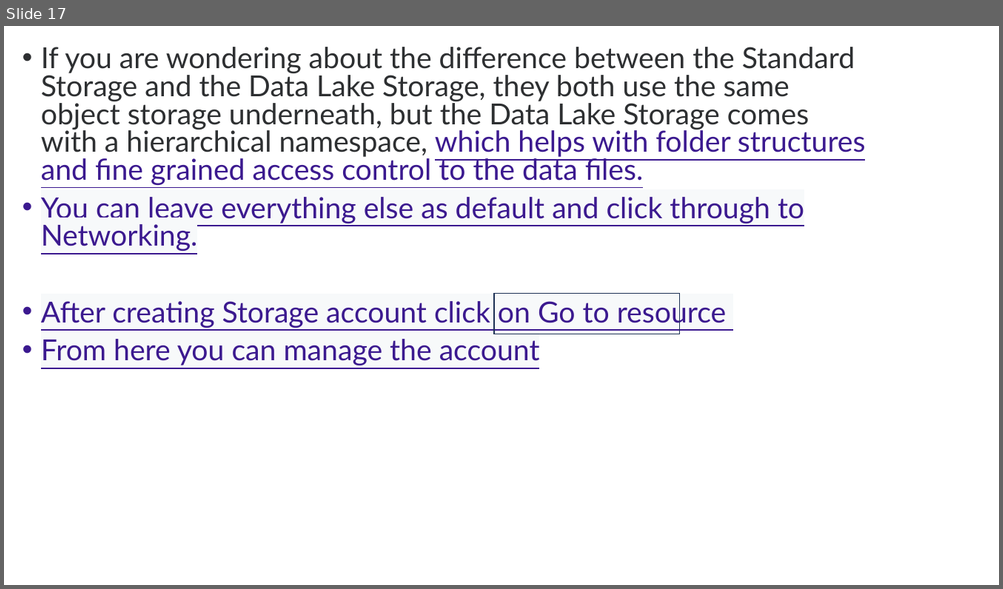
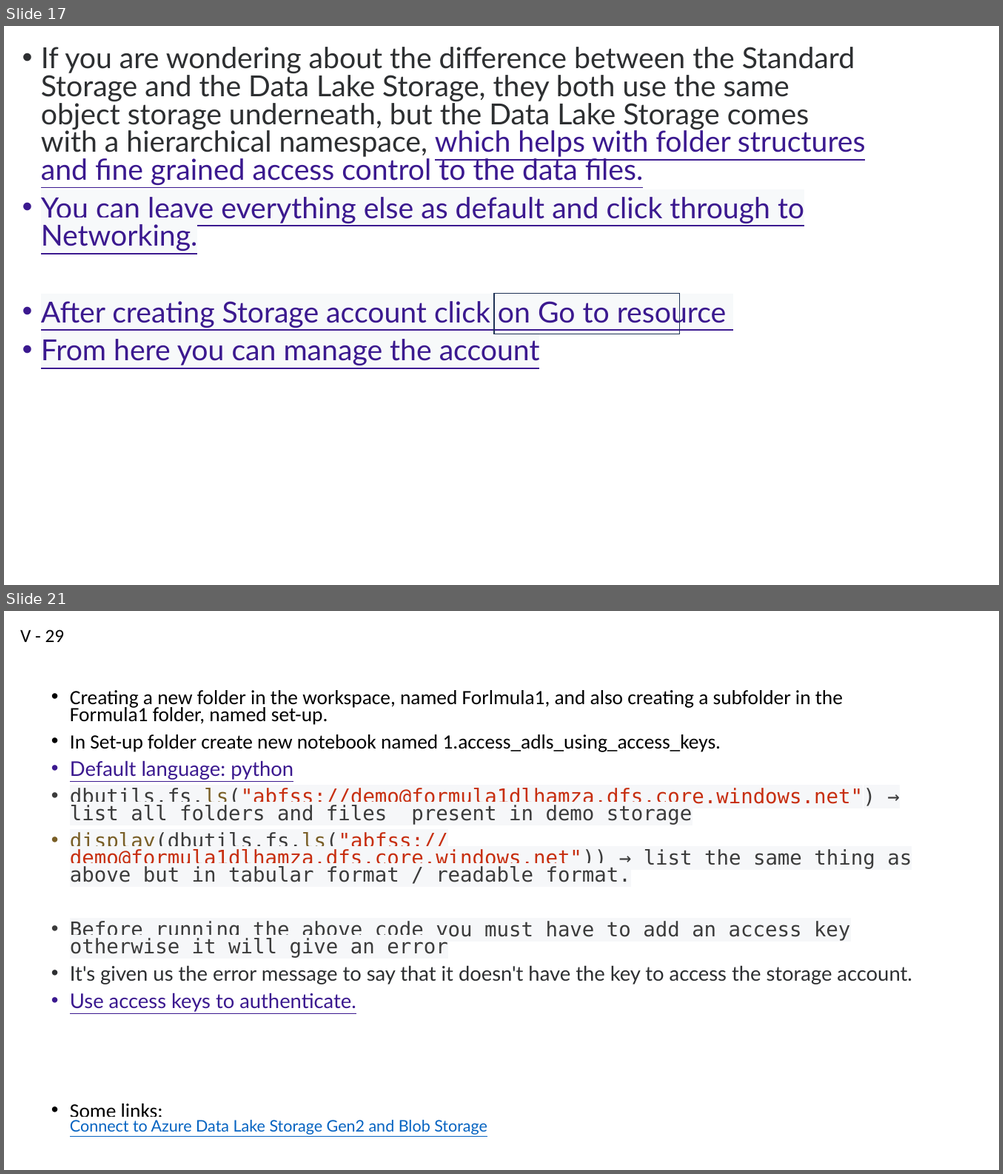
Before and after one commit to Hamza20203064/QuantumFlow-Databricks-ETL, a slide deck: Azure Databricks.pptx. Shown one above the other, each under a label of ours: slide 17 before the commit, slides 17 and 21 after it; the slides between them are not shown. The pictures are 1003x589 and 1003x1174 pixels, drawn with LibreOffice and Linux fonts; fonts in the diff are those of the drawing. Boxes give left, top, right and bottom in pixels: in the first picture for what was removed or moved away, otherwise in the second. Text is boxed around its words. In the diff, an @@ line names an element or a change of style, - is before the commit and + after.

Commit message:
Ingestion of data into the ingested or the processed layer.

```diff
--- a/Azure Databricks.pptx
+++ b/Azure Databricks.pptx
@@ slide 21 added at (x1=4, y1=611, x2=999, y2=1170), background #FFFFFF @@
@@ text added at (x1=20, y1=629, x2=65, y2=642), 18 pt, text #000000 @@
+V - 29
@@ text added at (x1=70, y1=690, x2=911, y2=1123), 19.6 pt, text #3B3B3B @@
+• Creating a new folder in the workspace, named Forlmula1, and also creating a subfolder in the Formula1 folder, named set-up.
+• In Set-up folder create new notebook named 1.access_adls_using_access_keys.
+• Default language: python
+• dbutils.fs.ls("abfss://demo@formula1dlhamza.dfs.core.windows.net") → list all folders and files present in demo storage
+• display(dbutils.fs.ls("abfss://demo@formula1dlhamza.dfs.core.windows.net")) → list the same thing as above but in tabular format / readable format.
+• Before running the above code you must have to add an access key otherwise it will give an error
+• It's given us the error message to say that it doesn't have the key to access the storage account.
+• Use access keys to authenticate.
+• Some links:
+  Connect to Azure Data Lake Storage Gen2 and Blob Storage
```
Also in this commit, not shown: 4 slides changed, 32 other slides added, 22 other files.
